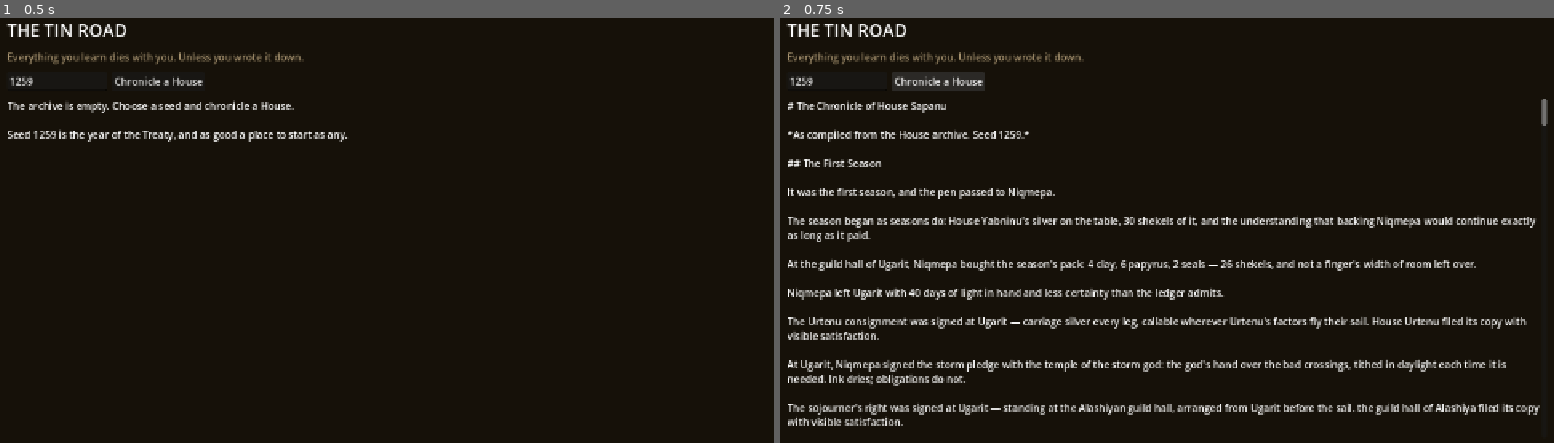
Above: before the commit, frames 1-2 (left to right).
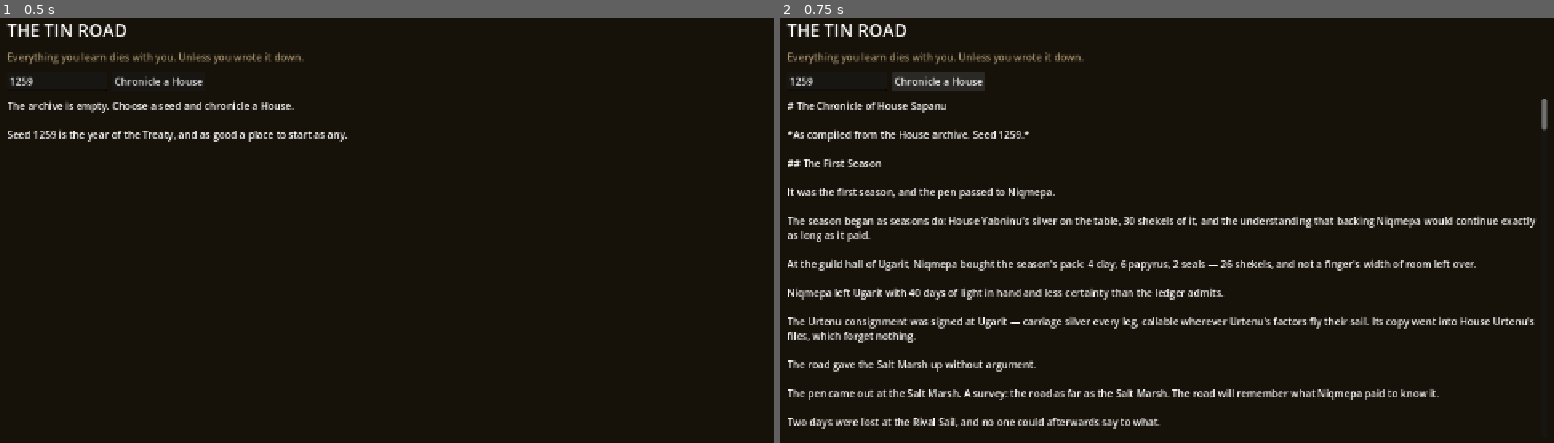
Above: after the commit, the same moments.

Repository: kormie/the-tin-road
Game: Godot game, scene res://game/main.tscn
Same seed, same stepped clock (60 frames per second), same inputs: the game is played once before the commit and once after it.
Inputs:
- Up to frame 1 (0.5 s): no input
- Up to frame 2 (0.75 s): click "Chronicle a House" at 0.5 s

Frame 1 is identical in both runs. In frame 2, 4.9% of the frame differs, in the area x 1-100%, y 24-97%.

Commit message:
Give contracts teeth: signing costs media, defaults empty the purse
The adversarial review of the contracts unit confirmed the call-ins were
economically defanged — a purse-denominated demand could only ever claw
back silver the contract itself had paid in, so signing everything was
strictly dominant. Now a contract is a written thing: signing consumes a
piece of media, so every deal in force is writing capacity spent against
the survey and the courier. And a holder whose demand cannot be met
empties the purse before taking the media penalty. The demo brain gets a
staged budget policy instead of sign-everything, and its books show the
consequence honestly: a scribe who signs widely couriers rarely.

Also from review: two chronicle templates no longer open a sentence with
a lowercase holder name; a negative test pins sign_at gating by node id
(mutation-verified hole); and a deterministic Alashiya-arrival test pins
the road wiring order — income before dues, the turn written before the
call. Sample chronicle regenerated.

Co-Authored-By: Claude Fable 5 <noreply@anthropic.com>
Claude-Session: https://claude.ai/code/session_01RqMsuYZvRdpJvYRYHi1zRT

Diff:
--- a/chronicle/demo_runner.gd
+++ b/chronicle/demo_runner.gd
@@ -19,8 +19,7 @@
 	for _i: int in range(seasons):
 		var season := house.start_season(_choose_outfit(house))
 		season.begin()
-		for template: ContractCatalog.ContractTemplate in catalog.templates:
-			season.sign_contract(template)  # The brain signs everything on offer.
+		_sign_contracts(season, house, catalog)
 		_play_out(season, route)
 		house.merge(season)
 	var renderer := ChronicleRenderer.load_default(house.rng.stream(&"prose"))
@@ -31,6 +30,27 @@
 ## belongs to a human; the demo only has to exercise the purchase.
 static func _choose_outfit(_house: House) -> Outfit:
 	return Outfit.default_kit()
+
+
+## What the brain signs is a budget call, not a strategy. While the road is
+## still being charted, the pack must cover a survey AND the courier, so it
+## signs only the income deal. Once the route is documented it signs
+## everything on offer — and pays for that breadth with a thinner courier
+## reserve, which is the intended tension, not a bug.
+static func _sign_contracts(season: Season, house: House, catalog: ContractCatalog) -> void:
+	if house.route_documented():
+		for template: ContractCatalog.ContractTemplate in catalog.templates:
+			season.sign_contract(template)
+		return
+	var income_deal := catalog.by_id("urtenu_consignment")
+	if income_deal != null:
+		season.sign_contract(income_deal)
+	# Once the House holds any paper on the road, the far guild hall's door
+	# is worth a page of the pack — the confirming seasons spend seals.
+	if not house.surveyed_legs.is_empty() or not house.rumoured_legs.is_empty():
+		var access_deal := catalog.by_id("sojourners_right")
+		if access_deal != null:
+			season.sign_contract(access_deal)
 
 
 static func _play_out(season: Season, route: Route) -> void:
--- a/data/chronicle/en.json
+++ b/data/chronicle/en.json
@@ -88,7 +88,7 @@
   "contract_signed": [
     "At {place}, {scribe} signed {contract} with {holder}: {terms}. Ink dries; obligations do not.",
     "{holder} offered {contract}, and {scribe} took the stylus: {terms}.",
-    "{contract} was signed at {place} — {terms}. {holder} filed its copy with visible satisfaction."
+    "{contract} was signed at {place} — {terms}. Its copy went into {holder}'s files, which forget nothing."
   ],
   "contract_called": [
     "At {place}, {holder} called in {contract}: {demand}.",
@@ -102,7 +102,7 @@
   ],
   "contract_defaulted": [
     "{scribe} could not meet {contract}: {penalty}.",
-    "The purse came up short at {place}. {holder} took its remedy: {penalty}.",
+    "The purse came up short at {place}, and {holder} took its remedy: {penalty}.",
     "Default, noted in {holder}'s ledger and this one: {penalty}."
   ],
   "seal_bought": [
--- a/data/contracts/slice_contracts.json
+++ b/data/contracts/slice_contracts.json
@@ -13,7 +13,7 @@
       "voids_on_default": true,
       "terms": "carriage silver every leg, callable wherever Urtenu's factors fly their sail",
       "demand": "twelve shekels, weighed on the spot",
-      "penalty": "two of media, seized against the debt, and the consignment torn up"
+      "penalty": "the purse emptied, two of media seized against the debt, and the consignment torn up"
     },
     {
       "id": "storm_pledge",
@@ -40,7 +40,7 @@
       "voids_on_default": true,
       "terms": "standing at the Alashiyan guild hall, arranged from Ugarit before the sail",
       "demand": "four shekels of standing dues at the turn for home",
-      "penalty": "the right lapses, and the guild hall's door closes"
+      "penalty": "what the purse held, taken; the right lapses and the guild hall's door closes"
     }
   ]
 }
--- a/sim/season.gd
+++ b/sim/season.gd
@@ -18,6 +18,7 @@
 const PERIL_DEATH_CHANCE := 0.35
 const COURIER_MEDIA_COST := 4
 const SEAL_ROAD_PRICE := 5
+const CONTRACT_MEDIA_COST := 1
 
 var house: House
 var route: Route
@@ -138,8 +139,10 @@
 	return true
 
 
-## Sign a standing contract at a settlement that offers it. Refuses
-## duplicates and deals already voided this season — word travels.
+## Sign a standing contract at a settlement that offers it. A contract is a
+## written thing: signing consumes media, so every deal in force is writing
+## capacity spent. Refuses duplicates and deals already voided this season —
+## word travels.
 func sign_contract(template: ContractCatalog.ContractTemplate) -> bool:
 	if is_over():
 		return false
@@ -147,10 +150,13 @@
 	if node.kind != "settlement" or not template.sign_at.has(node.id):
 		return false
 	if _voided_ids.has(template.id):
+		return false
+	if media_total() < CONTRACT_MEDIA_COST:
 		return false
 	for c: ContractCatalog.ContractTemplate in contracts:
 		if c.id == template.id:
 			return false
+	_spend_media(CONTRACT_MEDIA_COST)
 	contracts.append(template)
 	_emit(&"contract_signed", node.display_name, {
 		"holder": template.holder,
@@ -208,6 +214,7 @@
 			_emit(&"contract_honoured", route.nodes[position].display_name, {
 				"holder": c.holder, "contract": c.display_name, "demand": c.demand})
 		else:
+			silver = 0  # The holder empties the purse before taking the penalty.
 			if c.default_media_penalty > 0:
 				_lose_media(c.default_media_penalty)
 			if c.voids_on_default:
--- a/tests/test_contracts.gd
+++ b/tests/test_contracts.gd
@@ -21,13 +21,18 @@
 	var season: Season = f["season"]
 	var house: House = f["house"]
 	var catalog: ContractCatalog = f["catalog"]
+	var media_before := season.media_total()
 	assert_bool(season.sign_contract(catalog.by_id("urtenu_consignment"))).is_true()
 	assert_int(house.chronicle.count_of(&"contract_signed")).is_equal(1)
+	assert_int(season.media_total()).is_equal(media_before - Season.CONTRACT_MEDIA_COST)
 	season.position = 1
+	assert_bool(season.sign_contract(catalog.by_id("storm_pledge"))).is_false()
+	season.position = 5
 	assert_bool(season.sign_contract(catalog.by_id("storm_pledge"))).is_false()
 	season.position = 0
 	assert_bool(season.sign_contract(catalog.by_id("urtenu_consignment"))).is_false()
 	assert_int(season.contracts.size()).is_equal(1)
+	assert_int(season.media_total()).is_equal(media_before - Season.CONTRACT_MEDIA_COST)
 
 
 func test_income_ticks_per_leg_into_purse() -> void:
@@ -61,10 +66,11 @@
 	var house: House = f["house"]
 	var catalog: ContractCatalog = f["catalog"]
 	assert_bool(season.sign_contract(catalog.by_id("urtenu_consignment"))).is_true()
-	season.silver = 0
+	season.silver = 5  # Short of the twelve-shekel demand.
 	var media_before := season.media_total()
 	season._resolve_call_ins(&"shaken_down")
 	assert_int(house.chronicle.count_of(&"contract_defaulted")).is_equal(1)
+	assert_int(season.silver).is_equal(0)
 	assert_int(season.media_total()).is_equal(media_before - 2)
 	assert_bool(season.contracts.is_empty()).is_true()
 	season._resolve_call_ins(&"shaken_down")
@@ -192,6 +198,35 @@
 	assert_int(stranded_house.chronicle.count_of(&"purse_banked")).is_equal(0)
 
 
+func test_turn_for_home_ticks_income_before_dues() -> void:
+	# Arriving at Alashiya draws nothing (settlement), so this is fully
+	# deterministic: the leg's income must land before the turn-home dues
+	# are called, and the turn must be written before the call.
+	var f := _fixture()
+	var season: Season = f["season"]
+	var house: House = f["house"]
+	var catalog: ContractCatalog = f["catalog"]
+	assert_bool(season.sign_contract(catalog.by_id("urtenu_consignment"))).is_true()
+	assert_bool(season.sign_contract(catalog.by_id("sojourners_right"))).is_true()
+	season.position = 4
+	season.silver = 2
+	season.travel_next()
+	assert_int(season.position).is_equal(5)
+	assert_int(house.chronicle.count_of(&"contract_honoured")).is_equal(1)
+	assert_int(house.chronicle.count_of(&"contract_defaulted")).is_equal(0)
+	assert_int(season.silver).is_equal(0)
+	var turned_at := -1
+	var called_at := -1
+	for i: int in range(house.chronicle.events.size()):
+		var ev: ChronicleEvent = house.chronicle.events[i]
+		if ev.type == &"turned_home":
+			turned_at = i
+		if ev.type == &"contract_called" and called_at < 0:
+			called_at = i
+	assert_bool(turned_at >= 0).is_true()
+	assert_bool(called_at > turned_at).is_true()
+
+
 func test_demo_reaches_the_contract_pipeline() -> void:
 	var result: Dictionary = DemoRunner.run(1259, 6)
 	var house: House = result["house"]
Not shown, changed: docs/sample-chronicle.md
